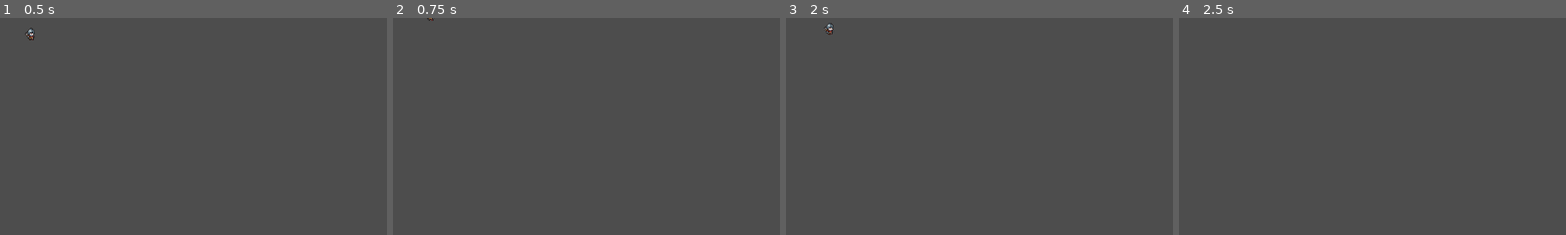
Above: before the commit, frames 1-4 (left to right).
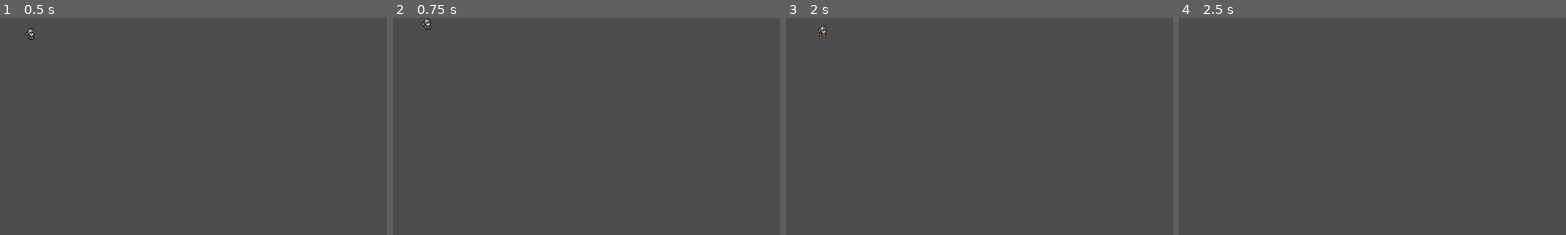
Above: after the commit, the same moments.

Repository: Negro-13/Escaperoom
Game: Godot game, scene res://Nodos/Player/character_body_2d.tscn
Same seed, same stepped clock (60 frames per second), same inputs: the game is played once before the commit and once after it.
Inputs:
- Up to frame 1 (0.5 s): no input
- Up to frame 2 (0.75 s): tap Enter at 0.5 s; hold W (move_up) from 0.53 s (still down); tap D (move_rigth) at 0.6 s
- Up to frame 3 (2 s): tap Space at 1.25 s; release W (move_up) at 1.28 s; hold S (move_down) from 1.28 s (still down); tap D (move_rigth) at 1.35 s
- Up to frame 4 (2.5 s): tap Enter at 2 s; release S (move_down) at 2.03 s; hold W (move_up) from 2.03 s (still down); tap D (move_rigth) at 2.1 s
The pictures show only the part of the screen within x 0-50%, y 0-50%; the shares and areas given below are measured in that part.

Frame 1 is identical in both runs. In frame 2, less than 0.1% of the frame differs, in the area x 7-11%, y 0-6%; in frame 3, 0.1%, in the area x 8-13%, y 2-9%; in frame 4, nothing differs.

Commit message:
actu speed player

Diff:
--- a/escaperoom/Nodos/Player/character_body_2d.tscn
+++ b/escaperoom/Nodos/Player/character_body_2d.tscn
@@ -121,13 +121,13 @@
 [node name="CharacterBody2D" type="CharacterBody2D"]
 position = Vector2(46, 26)
 script = ExtResource("1_edbiu")
-move_speed = 140.0
+move_speed = 70.0
 metadata/_edit_group_ = true
 
 [node name="AnimatedSprite2D" type="AnimatedSprite2D" parent="."]
 sprite_frames = SubResource("SpriteFrames_xe5df")
 animation = &"idle"
-frame_progress = 0.338025
+frame_progress = 0.292308
 
 [node name="CollisionShape2D" type="CollisionShape2D" parent="."]
 position = Vector2(0, 3)
